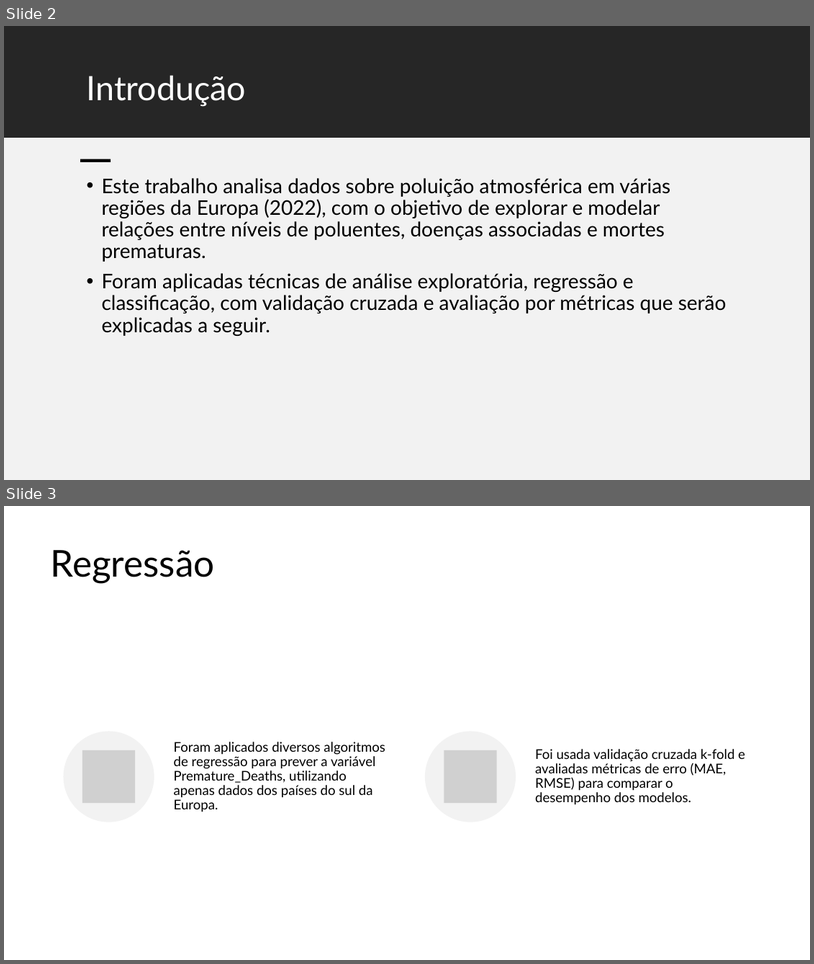
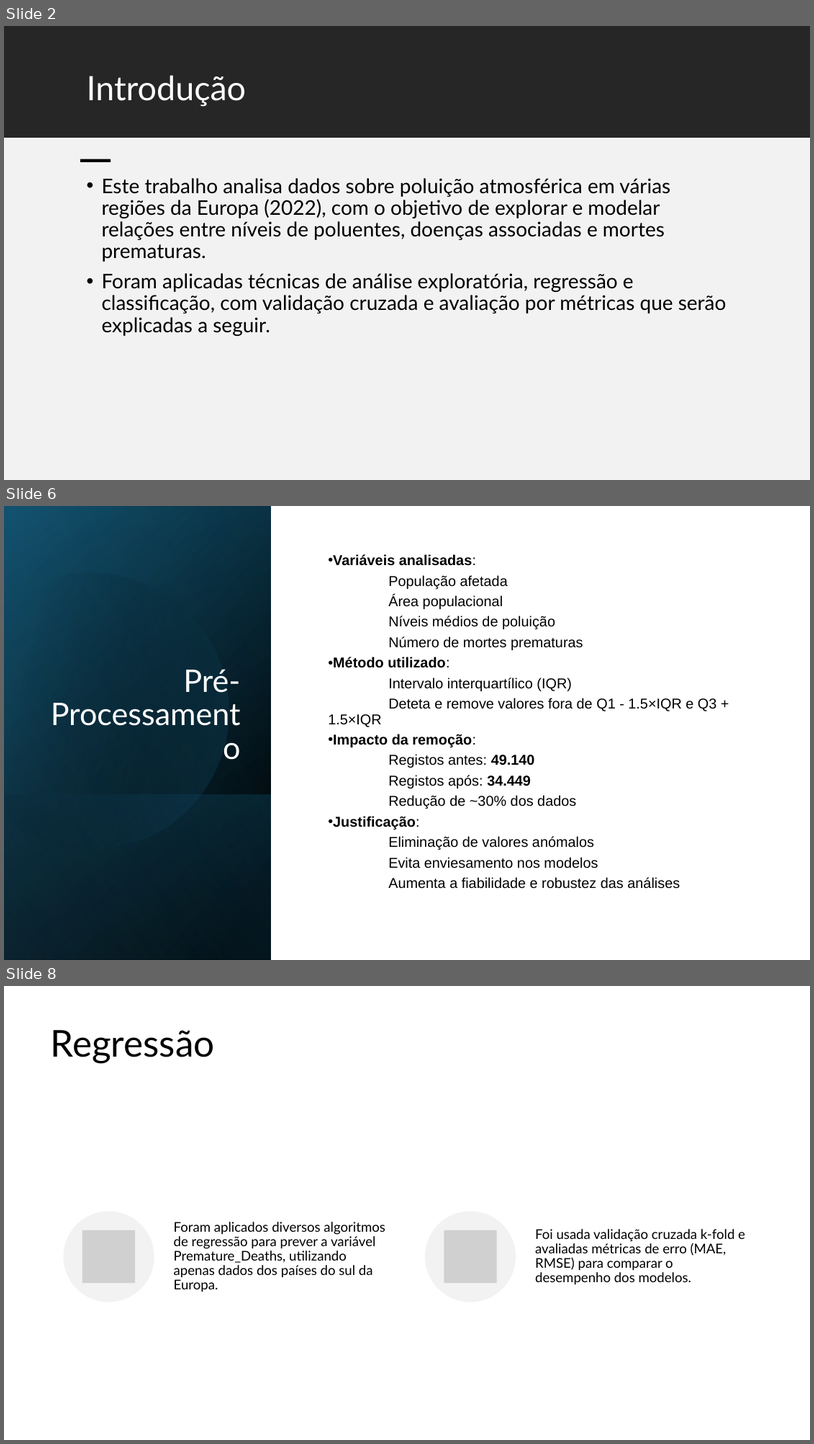
Before and after one commit to JoaoPinto1220663/ANADI_MFC_3DI_1220664_1220663_1220665, a slide deck: apresentação/ANADI - Trabalho Prático 2.pptx. Shown one above the other, each under a label of ours: slides 2 and 3 before the commit, slides 2, 6 and 8 after it; the slides between them are not shown. The pictures are 814x964 and 814x1444 pixels, drawn with LibreOffice and Linux fonts; fonts in the diff are those of the drawing; grey boxes stand for pictures. Boxes give left, top, right and bottom in pixels: in the first picture for what was removed or moved away, otherwise in the second. Text is boxed around its words. In the diff, an @@ line names an element or a change of style, - is before the commit and + after.

```diff
--- a/apresentação/ANADI - Trabalho Prático 2.pptx
+++ b/apresentação/ANADI - Trabalho Prático 2.pptx
@@ slide 6 added at bbox=[4, 506, 810, 960], background #FFFFFF @@
@@ rectangle added at bbox=[4, 506, 810, 960], fill #FFFFFF @@
@@ rectangle added at bbox=[4, 506, 271, 960], fill gradient #000000 to #104862 @@
@@ rectangle added at bbox=[4, 507, 271, 960], fill gradient #000000 to #156082 @@
@@ rectangle added at bbox=[4, 506, 271, 959], fill gradient #000000 to #46B1E1 @@
@@ freeform shape added at bbox=[4, 540, 262, 877], fill gradient #000000 to #156082 @@
@@ text added at bbox=[328, 554, 717, 888], 17 pt, text #000000 @@
+• Variáveis analisadas:
+População afetada
+Área populacional
+Níveis médios de poluição
+Número de mortes prematuras
+• Método utilizado:
+Intervalo interquartílico (IQR)
+Deteta e remove valores fora de Q1 - 1.5×IQR e Q3 + 1.5×IQR
+• Impacto da remoção:
+Registos antes: 49.140
+Registos após: 34.449
+Redução de ~30% dos dados
+• Justificação:
+Eliminação de valores anómalos
+Evita enviesamento nos modelos
+Aumenta a fiabilidade e robustez das análises
@@ title added at bbox=[183, 669, 240, 692], 37 pt, text #FFFFFF @@
+Pré-Processamento
@@ rectangle added at bbox=[4, 794, 271, 960], fill gradient #156082 to #000000 @@
@@ what was slide 3 is now slide 8 @@
```
Also in this commit, not shown: 4 other slides added.
